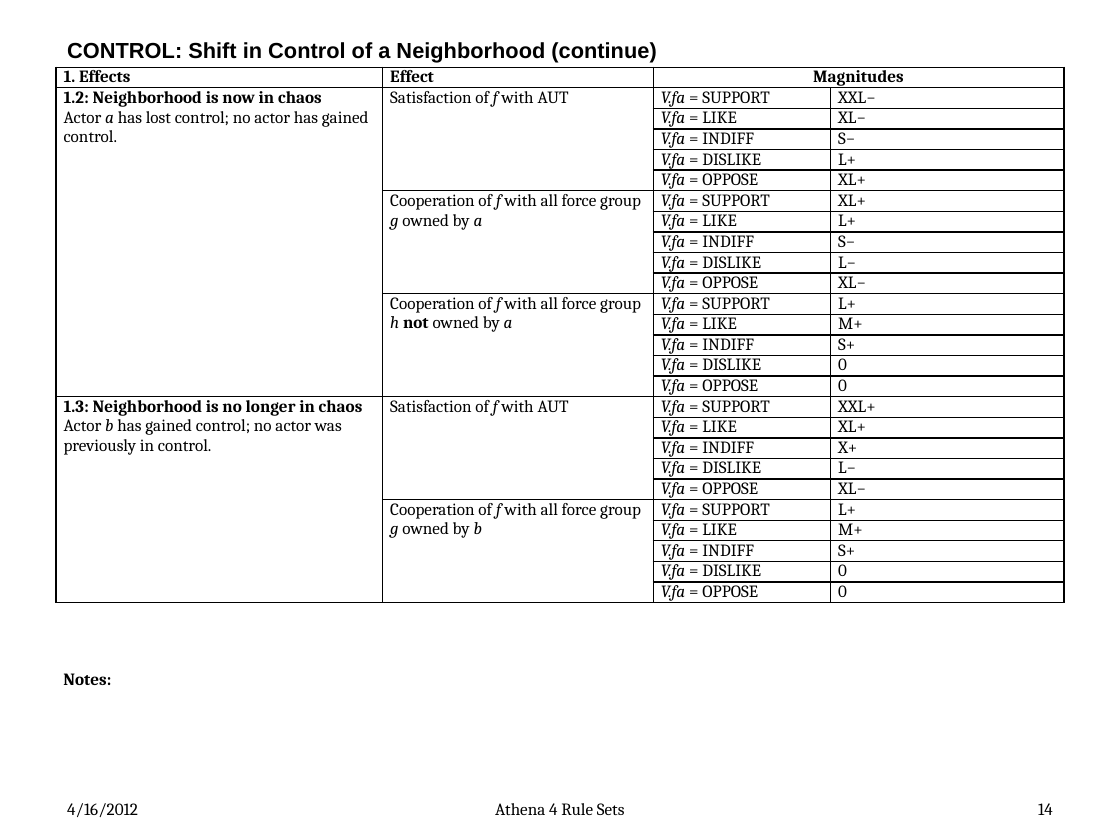
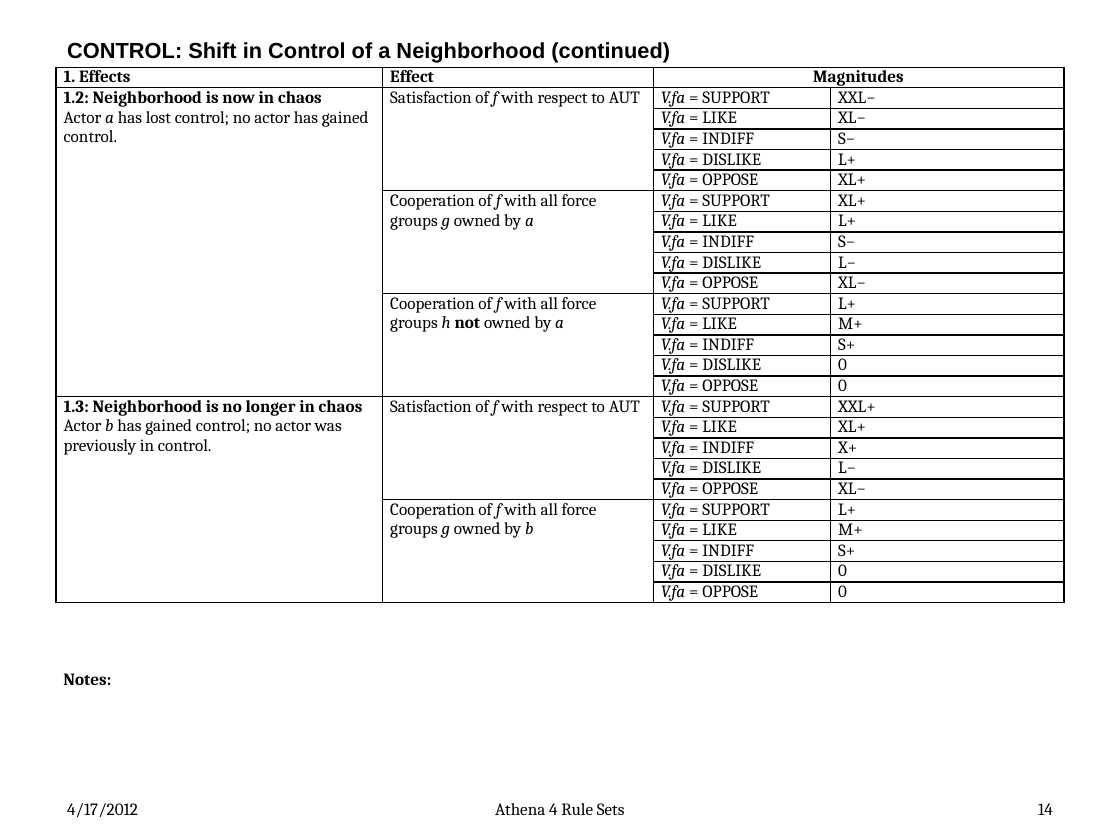
Before and after one commit to AthenaModel/athena-legacy, a slide deck: slide 14 of docs/dev/rules.pptx. Drawn at 1120x840 pixels with LibreOffice and Linux fonts; fonts in the diff are those of the drawing. Boxes give left, top, right and bottom in pixels: in the first picture for what was removed or moved away, otherwise in the second. Text is boxed around its words. In the diff, an @@ line names an element or a change of style, - is before the commit and + after.

```diff
--- a/docs/dev/rules.pptx
+++ b/docs/dev/rules.pptx
@@ title at (67, 42, 670, 62): text changed @@
-CONTROL: Shift in Control of a Neighborhood (continue)
+CONTROL: Shift in Control of a Neighborhood (continued)
@@ table at (56, 67, 1064, 605) @@
-row 2, column 2: Satisfaction of f with AUT
+row 2, column 2: Satisfaction of f with respect to AUT
-row 7, column 2: Cooperation of f with all force group g owned by a
+row 7, column 2: Cooperation of f with all force groups g owned by a
-row 12, column 2: Cooperation of f with all force group h not owned by a
+row 12, column 2: Cooperation of f with all force groups h not owned by a
-row 17, column 2: Satisfaction of f with AUT
+row 17, column 2: Satisfaction of f with respect to AUT
-row 22, column 2: Cooperation of f with all force group g owned by b
+row 22, column 2: Cooperation of f with all force groups g owned by b
@@ text at (67, 803, 138, 817): text changed @@
-4/16/2012
+4/17/2012
```
Also in this commit, not shown: 73 other slides changed.
